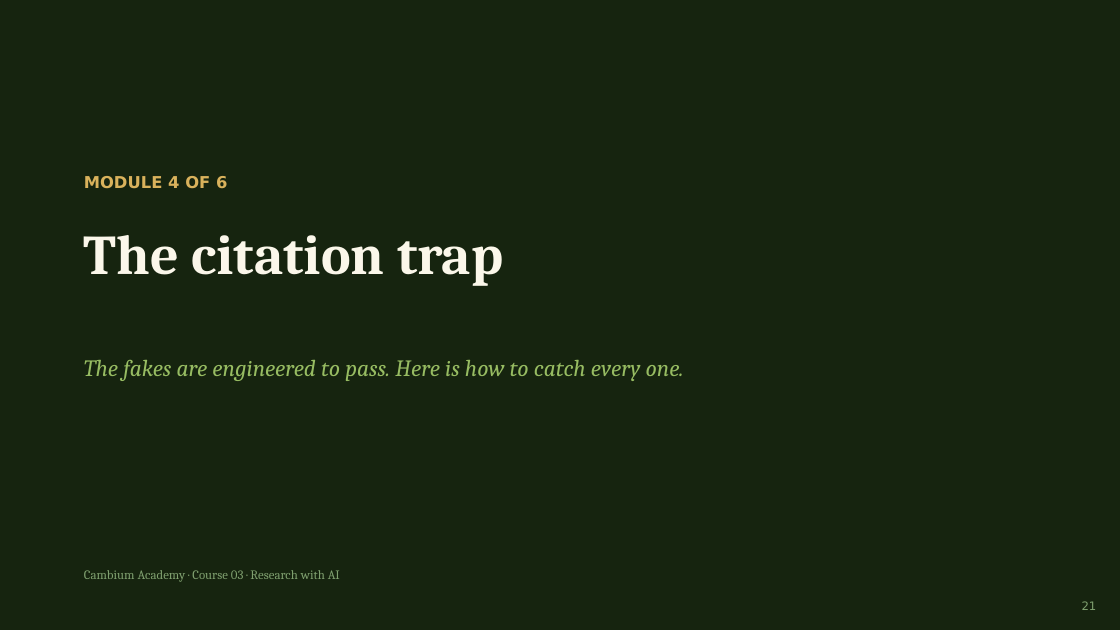
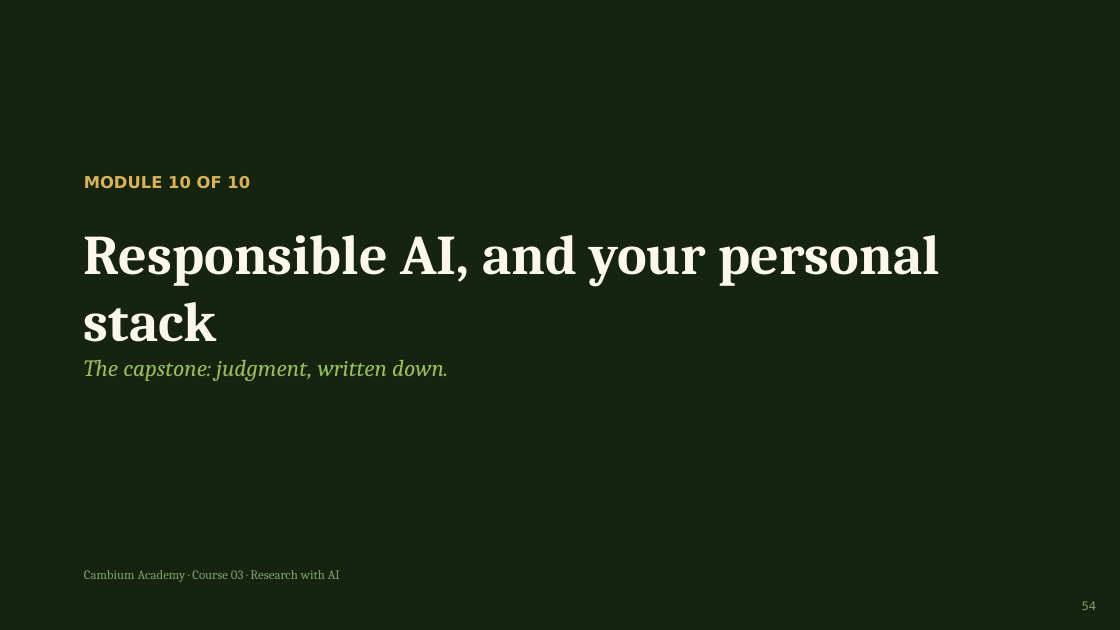
Before and after one commit to pkjaslam/cambium-academy, a slide deck: slide 54 of courses/course-03-research-with-ai/slides/Cambium-Academy-Course03-Research-with-AI.pptx (slide 21 before the commit). Drawn at 1120x630 pixels with LibreOffice and Linux fonts; fonts in the diff are those of the drawing. Boxes give left, top, right and bottom in pixels: in the first picture for what was removed or moved away, otherwise in the second. Text is boxed around its words. In the diff, an @@ line names an element or a change of style, - is before the commit and + after.

```diff
--- a/courses/course-03-research-with-ai/slides/Cambium-Academy-Course03-Research-with-AI.pptx
+++ b/courses/course-03-research-with-ai/slides/Cambium-Academy-Course03-Research-with-AI.pptx
@@ text at box(84, 176, 250, 189): text changed @@
-MODULE 4 OF 6
+MODULE 10 OF 10
@@ text at box(84, 235, 940, 342): text changed @@
-The citation trap
+Responsible AI, and your personal stack
@@ text at box(84, 360, 448, 381): text changed @@
-The fakes are engineered to pass. Here is how to catch every one.
+The capstone: judgment, written down.
@@ text at box(1082, 601, 1097, 610): text changed @@
-21
+54
```
Also in this commit, not shown: 17 other slides changed, 42 slides added, 22 slides removed, 18 other files.
